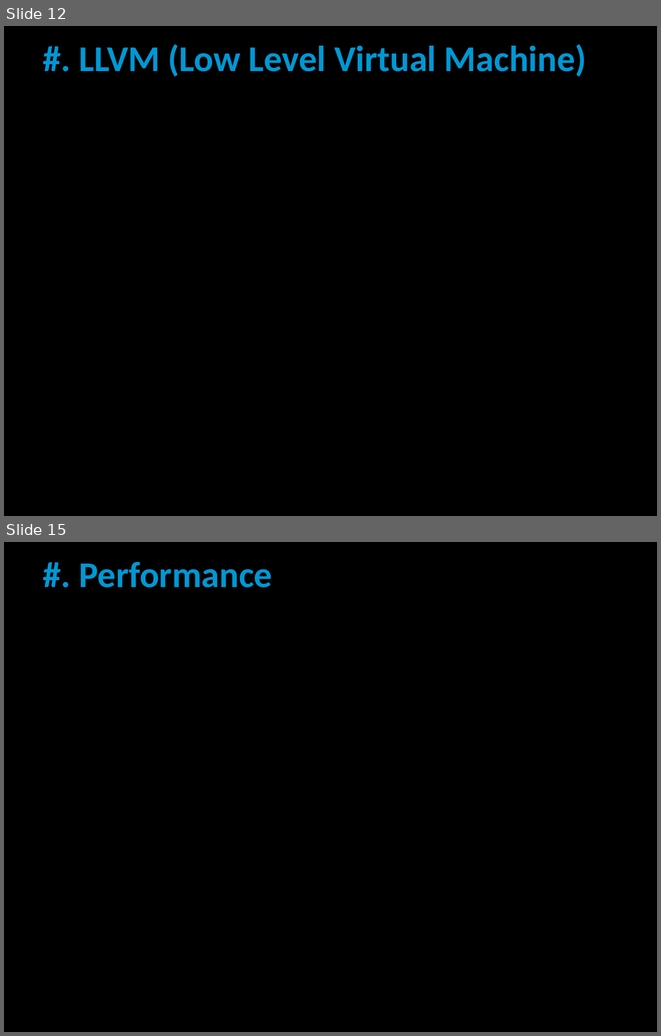
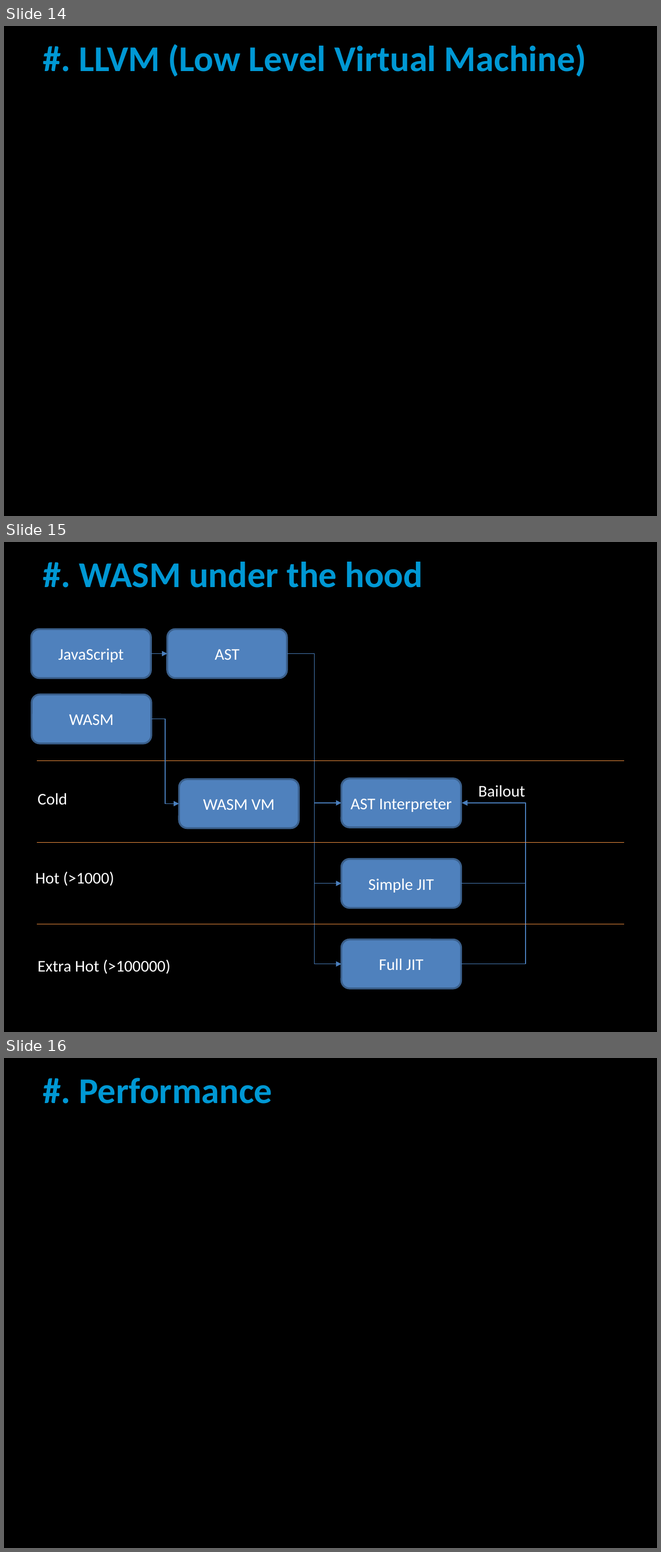
Before and after one commit to liamcarter111/Lectures, a slide deck: Imperial_College_29-01-2020/Presentation.pptx. Shown one above the other, each under a label of ours: slides 12 and 15 before the commit, slides 14, 15 and 16 after it; the slides between them are not shown. The pictures are 661x1036 and 661x1552 pixels, drawn with LibreOffice and Linux fonts; fonts in the diff are those of the drawing. Boxes give left, top, right and bottom in pixels: in the first picture for what was removed or moved away, otherwise in the second. Text is boxed around its words. In the diff, an @@ line names an element or a change of style, - is before the commit and + after.

```diff
--- a/Imperial_College_29-01-2020/Presentation.pptx
+++ b/Imperial_College_29-01-2020/Presentation.pptx
@@ slide 15 added at box(4, 542, 657, 1032), background #000000 @@
@@ title added at box(79, 562, 423, 588), 40 pt, text #0098D4, bold @@
+#. WASM under the hood
@@ rounded rectangle added at box(32, 629, 151, 678), fill #4F81BD, outline #3A5F8C 2 pt, 18 pt, text #FFFFFF @@
+JavaScript
@@ rounded rectangle added at box(167, 629, 286, 678), fill #4F81BD, outline #3A5F8C 2 pt, 18 pt, text #FFFFFF @@
+AST
@@ arrow added from (151, 654) to (167, 654), #4B7EBC 0.75 pt @@
@@ elbow arrow added from (286, 654) to (342, 803), #4B7EBC 0.75 pt @@
@@ elbow arrow added from (286, 654) to (342, 883), #4B7EBC 0.75 pt @@
@@ elbow arrow added from (286, 654) to (342, 964), #4B7EBC 0.75 pt @@
@@ rounded rectangle added at box(32, 694, 151, 743), fill #4F81BD, outline #3A5F8C 2 pt, 18 pt, text #FFFFFF @@
+WASM
@@ elbow arrow added from (151, 719) to (179, 803), #4B7EBC 0.75 pt @@
@@ line added from (37, 761) to (624, 761), #F69240 0.75 pt @@
@@ rounded rectangle added at box(179, 779, 299, 828), fill #4F81BD, outline #3A5F8C 2 pt, 18 pt, text #FFFFFF @@
+WASM VM
@@ rounded rectangle added at box(342, 778, 461, 827), fill #4F81BD, outline #3A5F8C 2 pt, 18 pt, text #FFFFFF @@
+AST Interpreter
@@ text added at box(37, 793, 67, 805), 18 pt, text #FFFFFF @@
+Cold
@@ text added at box(478, 785, 525, 797), 18 pt, text #FFFFFF @@
+Bailout
@@ elbow arrow added from (461, 883) to (462, 803), #4B7EBC 0.75 pt @@
@@ elbow arrow added from (461, 964) to (462, 803), #4B7EBC 0.75 pt @@
@@ line added from (37, 843) to (624, 843), #F69240 0.75 pt @@
@@ rounded rectangle added at box(342, 859, 461, 908), fill #4F81BD, outline #3A5F8C 2 pt, 18 pt, text #FFFFFF @@
+Simple JIT
@@ text added at box(30, 871, 303, 924), 44 pt, text #000000 @@
+Click to edit Master title style
@@ text added at box(35, 871, 114, 885), 18 pt, text #FFFFFF @@
+Hot (>1000)
@@ line added from (37, 924) to (624, 924), #F69240 0.75 pt @@
@@ rounded rectangle added at box(342, 939, 461, 988), fill #4F81BD, outline #3A5F8C 2 pt, 18 pt, text #FFFFFF @@
+Full JIT
@@ text added at box(37, 959, 171, 973), 18 pt, text #FFFFFF @@
+Extra Hot (>100000)
@@ what was slide 12 is now slide 14 @@
@@ what was slide 15 is now slide 16 @@
```
Also in this commit, not shown: 2 slides changed, 2 other slides added, 2 slides removed, 4 other files.
